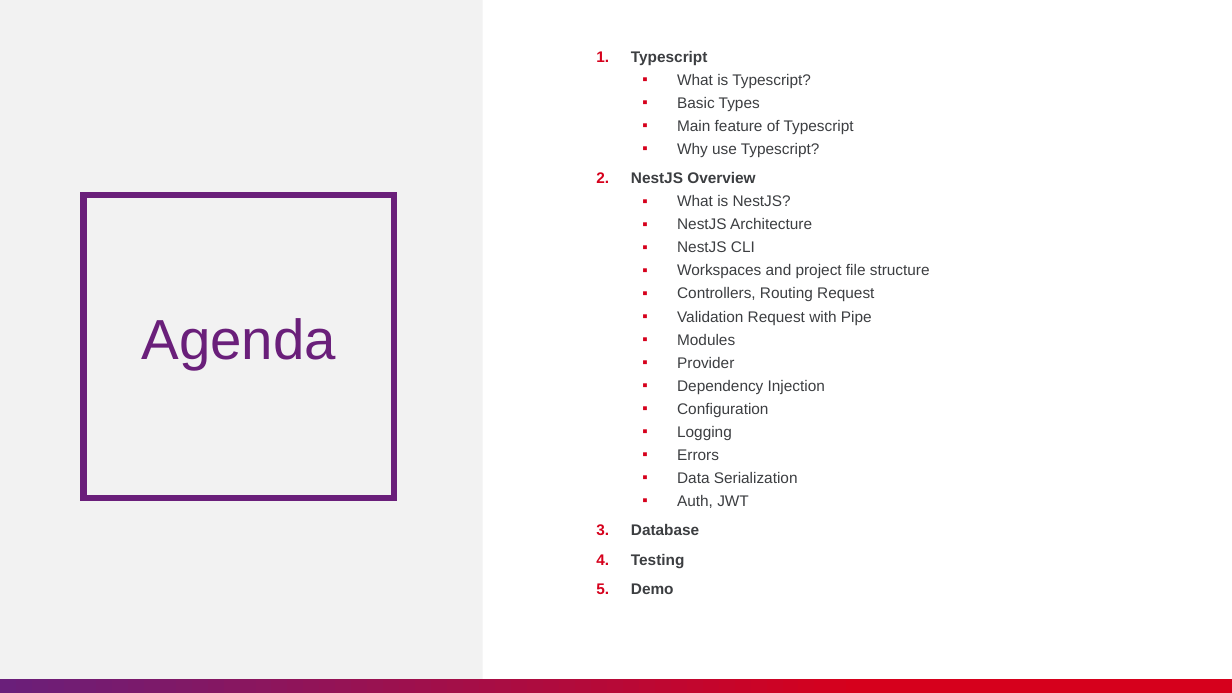
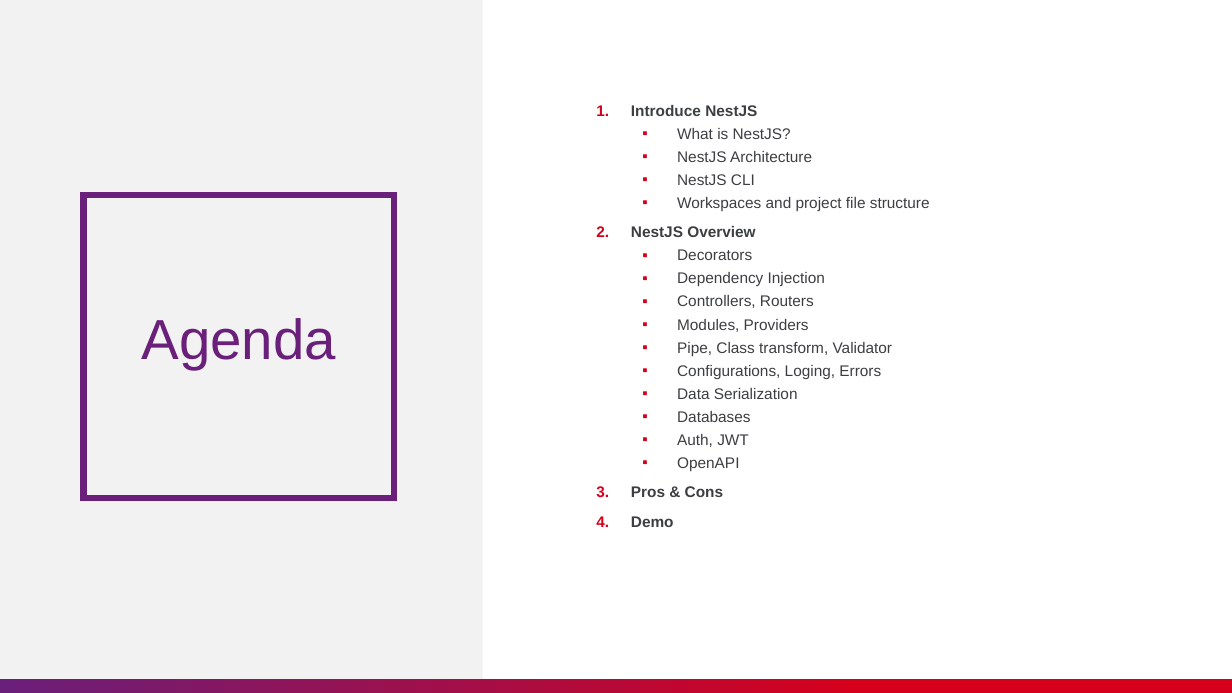
Before and after one commit to nashtech-garage/nodejs-nestjs-training, a slide deck: slide 2 of slide/NT_NestJS_Training.pptx. Drawn at 1232x693 pixels with LibreOffice and Linux fonts; fonts in the diff are those of the drawing. Boxes give left, top, right and bottom in pixels: in the first picture for what was removed or moved away, otherwise in the second. Text is boxed around its words. In the diff, an @@ line names an element or a change of style, - is before the commit and + after.

```diff
--- a/slide/NT_NestJS_Training.pptx
+++ b/slide/NT_NestJS_Training.pptx
@@ text "Introduce NestJS": place and size @@
-text "Introduce NestJS" at box(631, 51, 930, 594)
+text "Introduce NestJS" at box(631, 105, 930, 527)
@@ text at box(631, 105, 757, 116): text changed; text colour #3C3E41 to #3C4043; bold on @@
-1. Typescript
-  ▪ What is Typescript?
-  ▪ Basic Types
-  ▪ Main feature of Typescript
-  ▪ Why use Typescript?
-2. NestJS Overview
+1. Introduce NestJS
@@ text at box(631, 226, 755, 260): text changed; bold on @@
-  ▪ Controllers, Routing Request
-  ▪ Validation Request with Pipe
-  ▪ Modules
-  ▪ Provider
+2. NestJS Overview
+  ▪ Decorators
@@ text at box(677, 295, 893, 379): text changed @@
-  ▪ Configuration
-  ▪ Logging
-  ▪ Errors
+  ▪ Controllers, Routers
+  ▪ Modules, Providers
+  ▪ Pipe, Class transform, Validator
+  ▪ Configurations, Loging, Errors
@@ text at box(677, 411, 750, 422): paragraph added @@
+  ▪ Databases
@@ text at box(631, 457, 739, 497): text changed @@
-3. Database
-4. Testing
+  ▪ OpenAPI
+3. Pros & Cons
```
Also in this commit, not shown: 4 other slides changed, 26 slides added, 26 slides removed, 7 other files.
